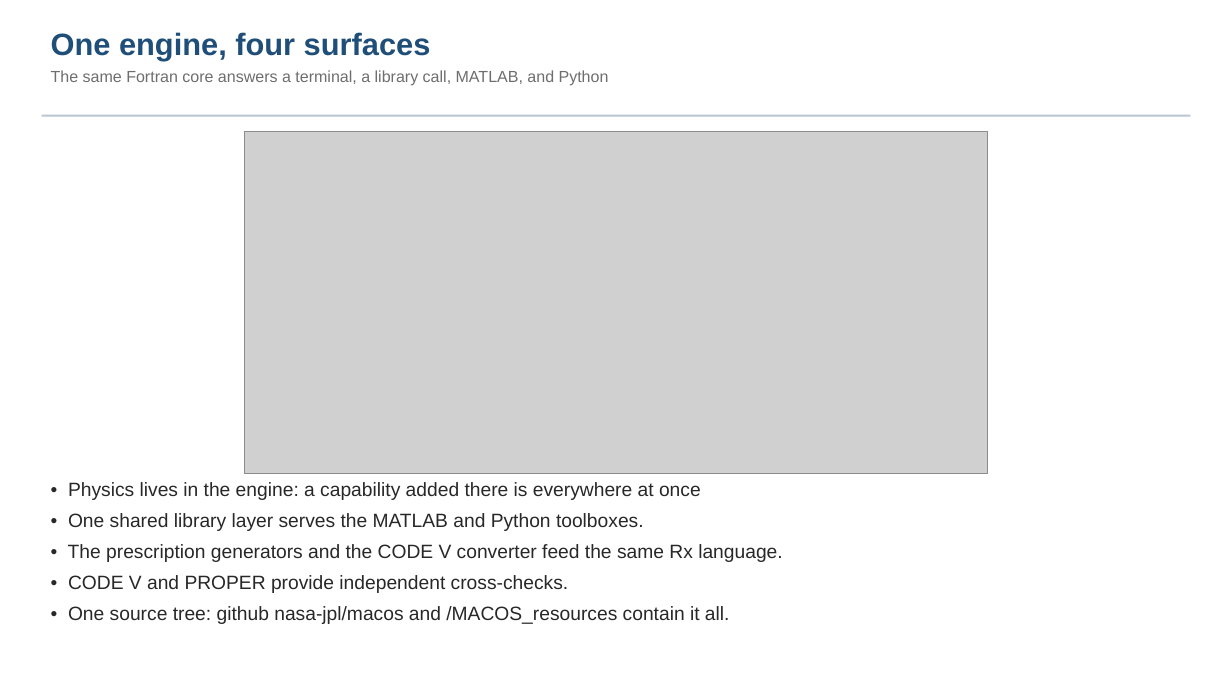
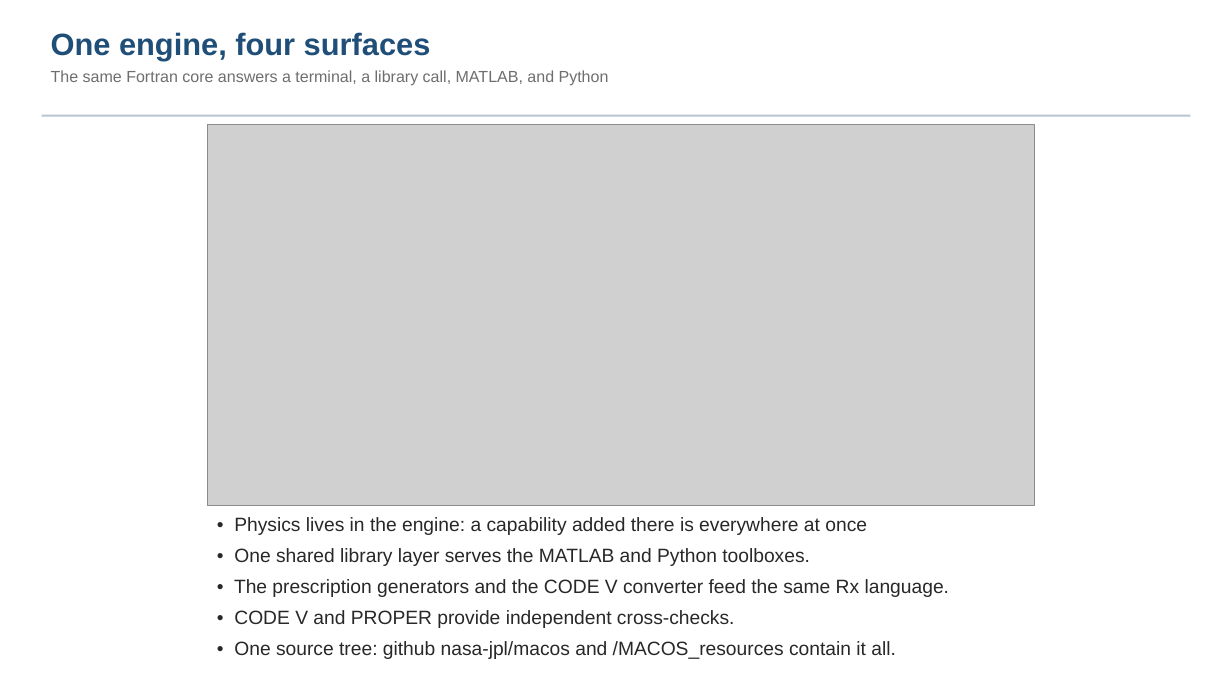
Before and after one commit to nasa-jpl/macos, a slide deck: slide 3 of demo_session/deck_keysight.pptx. Drawn at 1232x693 pixels with LibreOffice and Linux fonts; fonts in the diff are those of the drawing; grey boxes stand for pictures. Boxes give left, top, right and bottom in pixels: in the first picture for what was removed or moved away, otherwise in the second. Text is boxed around its words. In the diff, an @@ line names an element or a change of style, - is before the commit and + after.

```diff
--- a/demo_session/deck_keysight.pptx
+++ b/demo_session/deck_keysight.pptx
@@ picture: place and size @@
-picture at bbox=[245, 131, 988, 473]
+picture at bbox=[208, 125, 1035, 506]
@@ text "• Physics lives in the ...": place and size @@
-text "• Physics lives in the ..." at bbox=[68, 482, 782, 624]
+text "• Physics lives in the ..." at bbox=[234, 517, 949, 659]
```
Also in this commit, not shown: 7 other slides changed, 4 other files.
